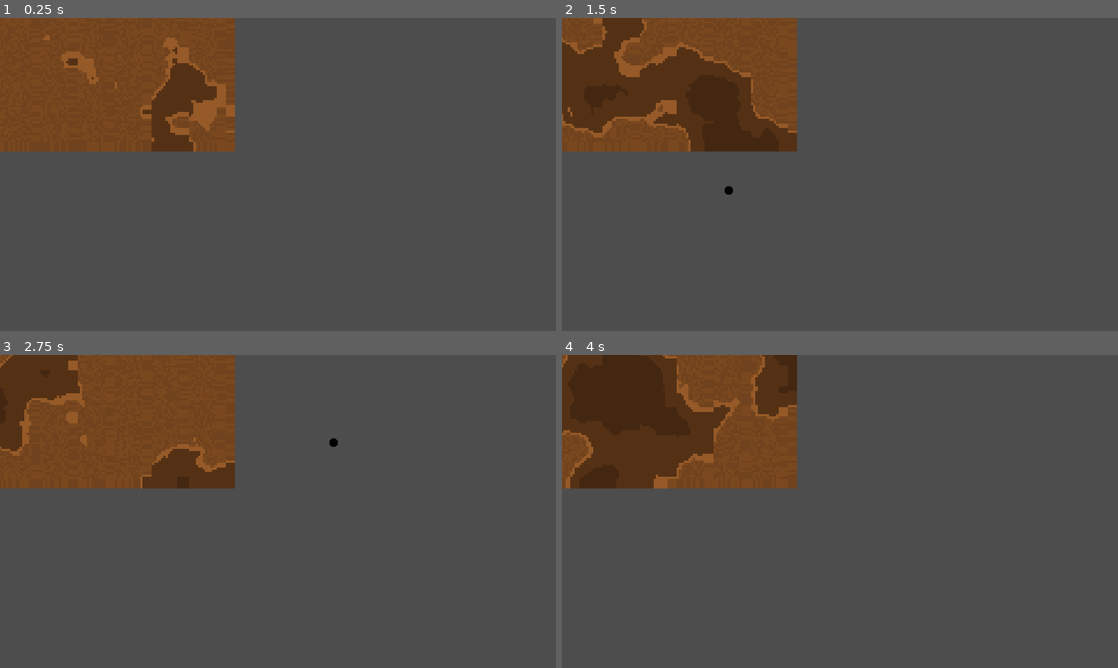
Above: before the commit, frames 1-4 (two rows, left to right).
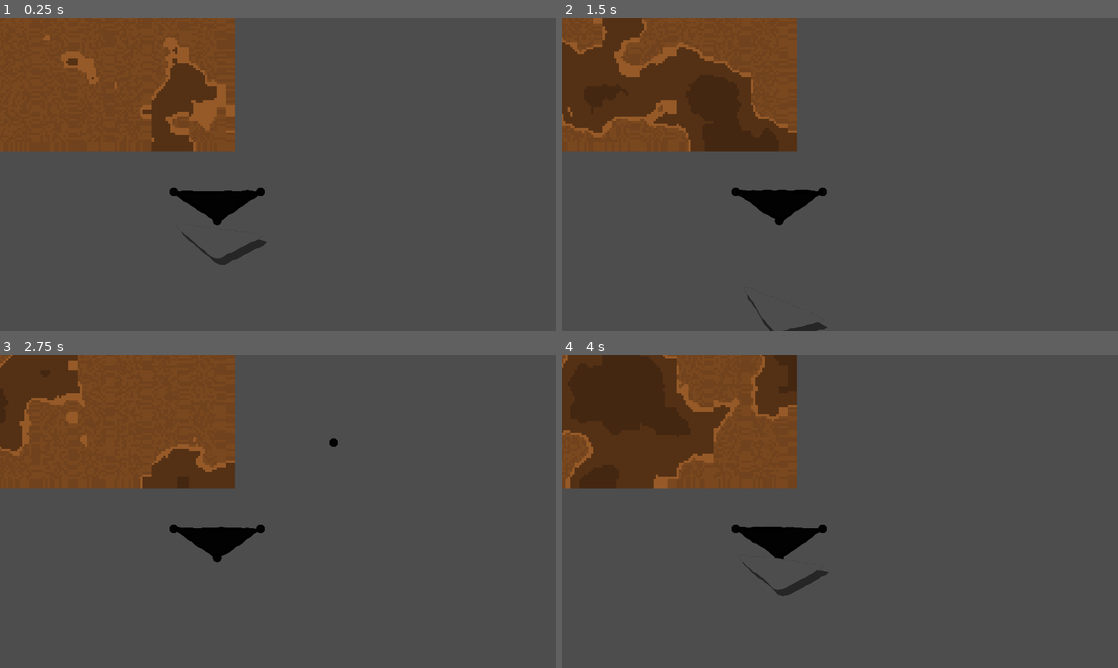
Above: after the commit, the same moments.

Repository: BrodeyYendall/MiningGameGodot
Game: Godot game, scene res://wall.tscn
The game is run twice, just before and just after one commit, with the same random seed, the same clock (stepped at 60 frames per second) and the same inputs.
Inputs (mouse positions are in pixels of both pictures, inside the frame that each line leads up to):
- Up to frame 1 (0.25 s): no input
- Up to frame 2 (1.5 s): tap Enter at 0.5, 0.6, 1.35 s; move the mouse to (962, 158) at 0.52 s; click (962, 158) at 0.67 s; tap Space at 0.77 s; move the mouse to (728, 190) at 1.27 s; click (728, 190) at 1.42 s
- Up to frame 3 (2.75 s): tap Space at 1.52 s; move the mouse to (333, 442) at 2.02 s; tap Enter at 2.1 s; click (333, 442) at 2.17 s
- Up to frame 4 (4 s): tap Space at 2.75, 3.02, 3.77 s; move the mouse to (812, 574) at 2.77 s; tap Enter at 2.85, 3.6 s; click (812, 574) at 2.92 s; move the mouse to (1006, 558) at 3.52 s; click (1006, 558) at 3.67 s

The runs differ from the first frame. In frame 1, 1.2% of the frame differs, in the area x 30-48%, y 54-79%; in frame 2, 1.1%; in frame 3, 0.9%; in frame 4, 1.2%.

Commit message:
Made cracks more detailed by making them 2 lines instead of one.

Diff:
--- a/crack.gd
+++ b/crack.gd
@@ -1,59 +1,97 @@
 extends Node2D
 
 @export var segment_size = 15
-@export var crack_range = 8
-@export var crack_width = 8
+@export var half_crack_width = 7 # Must be odd
+@export var min_width = 3
 @export var animation_delay = 0.04
 
 var start: Vector2
 var end: Vector2
-var constructor_called = false
-var points = PackedVector2Array()
 var iteration = 2
 var delta_progress = 0
 
-var perpendicular_direction
+var crack_variance = (half_crack_width - 1) / 2
+var half_of_min_band = (min_width - 1) / 2
 
-func generate_vertices(start: Vector2, end: Vector2) -> PackedVector2Array:
+var top_line: PackedVector2Array
+var bottom_line: PackedVector2Array
+
+func _ready():
+	assert(half_crack_width % 2 == 1, "half_crack_width must be odd")
+	assert(min_width % 2 == 1, "min_width must be odd")
+
+func generate_vertices(start: Vector2, end: Vector2) -> void:
 	self.start = start
 	self.end = end
 
-	# End at the edge of the the hole instead of the centre
-	var reverse_direction = end.direction_to(start)
-	end = round_vector2(end + (reverse_direction * (Constants.HOLE_SIZE - 1)))
+	var crack_lines = generate_crack_line(start, end)
+	top_line = crack_lines[0]
+	bottom_line = crack_lines[1]
 
+
+func generate_crack_line(start: Vector2, end: Vector2) -> Array[PackedVector2Array]:
 	var distance = start.distance_to(end)
 	var direction = start.direction_to(end)
-	perpendicular_direction = Vector2(-direction.y, direction.x).normalized()
-
-	# Start at the edge of the the hole instead of the centre
-	start = round_vector2(start + (direction * (Constants.HOLE_SIZE - 1)))
+	var perpendicular_direction = Vector2(-direction.y, direction.x).normalized()
 
 	var offset = 0
+	var opposite_offset = 0
 	var centre_position = start
 
-	#randomize()
-	points.append(self.start)
-	points.append(start)
+	var main_points = PackedVector2Array()
+	var opposite_points = PackedVector2Array()
 
-	while(distance > segment_size):
-		centre_position = centre_position + (direction * randi_range(10, segment_size))
-		offset = randi_range(max(-crack_width, offset - crack_range), min(crack_width, offset + crack_range))
+	var crack_line_buffer = perpendicular_direction * (crack_variance + half_of_min_band + 1)
 
-		var next_position = round_vector2(centre_position + (perpendicular_direction * offset))
+	while(distance > segment_size * 2):
+		centre_position = centre_position + (direction * segment_size)
+		offset = randi_range(max(-crack_variance, offset - crack_variance), min(crack_variance, offset + crack_variance))
+		opposite_offset = randi_range(max(-crack_variance, opposite_offset - crack_variance), min(crack_variance, opposite_offset + crack_variance))
 
-		points.append(next_position)
+		var next_position = round_vector2((centre_position - crack_line_buffer) - (perpendicular_direction * offset))
+		var opposite_line_next_position =  round_vector2((centre_position + crack_line_buffer) + (perpendicular_direction * opposite_offset))
+
+		main_points.append(next_position)
+		opposite_points.append(opposite_line_next_position)
 
 		distance -= segment_size
 
-	points.append(end)
-	points.append(self.end)
-	return points
+	return [main_points, opposite_points]
+
+func get_nearest_crack_line(vector: Vector2):
+	var crack_line: PackedVector2Array
+
+	var direction = start.direction_to(end)
+	var perpendicular_direction = Vector2(-direction.y, direction.x).normalized()
+
+
+	# Check which side of the crack is closest.
+	# TODO: I dont quite remember why I am doing this. Need to investigate removing it
+	if vector.distance_to(start - perpendicular_direction) < vector.distance_to(start + perpendicular_direction):
+		crack_line = bottom_line.duplicate()
+	else:
+		crack_line = top_line.duplicate()
+
+	crack_line.insert(0, start)
+	crack_line.append(end)
+
+	return crack_line
+
 
 
 func _draw():
-	var shorterened_points = points.slice(0, iteration)
-	draw_polyline(shorterened_points, Color.BLACK, 8)
+	var shortened_vertices = PackedVector2Array()
+	shortened_vertices.append(start)
+
+	var top_short = top_line.slice(0, iteration)
+	var bottom_short = bottom_line.slice(0, min(iteration, bottom_line.size()))
+	bottom_short.reverse()
+
+	shortened_vertices.append_array(top_short)
+	shortened_vertices.append(end)
+	shortened_vertices.append_array(bottom_short)
+
+	draw_colored_polygon(shortened_vertices, Color.BLACK)
 
 
 func _process(delta):
@@ -63,7 +101,7 @@
 		iteration += 1
 		queue_redraw()
 
-	if iteration >= points.size():
+	if iteration >= top_line.size(): # top_line and bottom_line are the same size.
 		set_process(false)
 
 func round_vector2(vector: Vector2):
--- a/wall.gd
+++ b/wall.gd
@@ -20,6 +20,10 @@
 
 	await RenderingServer.frame_post_draw
 	generated_wall_image = get_viewport().get_texture().get_image()
+
+	create_point(Vector2(600, 600))
+	create_point(Vector2(900, 600))
+	create_point(Vector2(750, 700))
 
 
 func _input(event):
@@ -52,13 +56,10 @@
 	var new_connections: Array[int] = []
 	for i in range(holes.size()):
 		if can_crack_generate(new_point_position, holes[i]):
-			var crack_vertices = create_crack_scene(holes[i].position, new_point_position)
+			var crack = create_crack_scene(holes[i].position, new_point_position)
 			new_connections.append(i)
 
-			add_to_crack_map(i, holes.size(), crack_vertices)
-			var reversed = crack_vertices.duplicate()
-			reversed.reverse()
-			add_to_crack_map(holes.size(), i, reversed)
+			add_to_crack_map(i, holes.size(), crack)
 
 	return new_connections
 
@@ -92,6 +93,7 @@
 		cycle.insert(0, holes.size())
 		cycle.append(holes.size())
 
+		var cycle_centre = calculate_circuit_centre(cycle)
 		var contains_unqiue_points = false
 		var path_vectors = PackedVector2Array()
 
@@ -102,15 +104,22 @@
 				points_used[current_point] = true
 
 			var prev_point = cycle[i - 1]
-			var array_to_append = cracks[prev_point][current_point]
+			var array_to_append = get_from_crack_map(prev_point, current_point, cycle_centre)
 			if i != cycle.size():
 				array_to_append = array_to_append.slice(0, -1)
 			path_vectors.append_array(array_to_append)
 
+		if contains_unqiue_points:
+			create_cutout_scene(path_vectors)
 
-		if contains_unqiue_points:
-			#print(path_vectors)
-			create_cutout_scene(path_vectors)
+func calculate_circuit_centre(cycle: Array[int]) -> Vector2:
+	var total = Vector2(0, 0)
+	var positions = PackedVector2Array()
+	for point in cycle:
+		var point_position = pathfinder.get_point_position(point)
+		positions.append(point_position)
+		total += point_position
+	return total / cycle.size()
 
 func circle_raycast(position: Vector2, max_results = 1) -> Array:
 	var query = PhysicsShapeQueryParameters2D.new()
@@ -122,10 +131,19 @@
 
 	return get_world_2d().direct_space_state.intersect_shape(query, max_results)
 
-func add_to_crack_map(first_id: int, second_id: int, vertices: PackedVector2Array):
+func add_to_crack_map(first_id: int, second_id: int, crack: Node2D):
 	var submap = cracks.get(first_id, {})
-	submap[second_id] = vertices
+	submap[second_id] = crack
 	cracks[first_id] = submap
+
+func get_from_crack_map(first_id: int, second_id: int, cutout_centre: Vector2) -> PackedVector2Array:
+	var forward = cracks.get(first_id, {}).get(second_id, null)
+	if forward == null:
+		var backwards = cracks[second_id][first_id].get_nearest_crack_line(cutout_centre)
+		backwards.reverse()
+
+		return backwards
+	return forward.get_nearest_crack_line(cutout_centre)
 
 func create_hole_scene(hole_position: Vector2):
 	var hole = hole_scene.instantiate()
@@ -133,11 +151,11 @@
 	$hole_holder.add_child(hole)
 	holes.append(hole)
 
-func create_crack_scene(start: Vector2, end: Vector2) -> PackedVector2Array:
+func create_crack_scene(start: Vector2, end: Vector2) -> Node2D:
 	var crack = crack_scene.instantiate()
 	var crack_vertices = crack.generate_vertices(start, end)
 	$crack_holder.add_child(crack)
-	return crack_vertices
+	return crack
 
 func create_cutout_scene(path_vectors: PackedVector2Array):
 	var falling_cutout = falling_cutout_scene.instantiate().with_data(path_vectors, generated_wall_image)
--- a/wall.tscn
+++ b/wall.tscn
@@ -25,10 +25,10 @@
 format = 2
 script = ExtResource("3_hyv85")
 
-[node name="crack_holder" type="Node2D" parent="."]
+[node name="hole_holder" type="Node2D" parent="."]
 modulate = Color(1, 1, 1, 0.97)
 
-[node name="hole_holder" type="Node2D" parent="."]
+[node name="crack_holder" type="Node2D" parent="."]
 modulate = Color(1, 1, 1, 0.97)
 
 [node name="cutout_holder" type="Node2D" parent="."]
